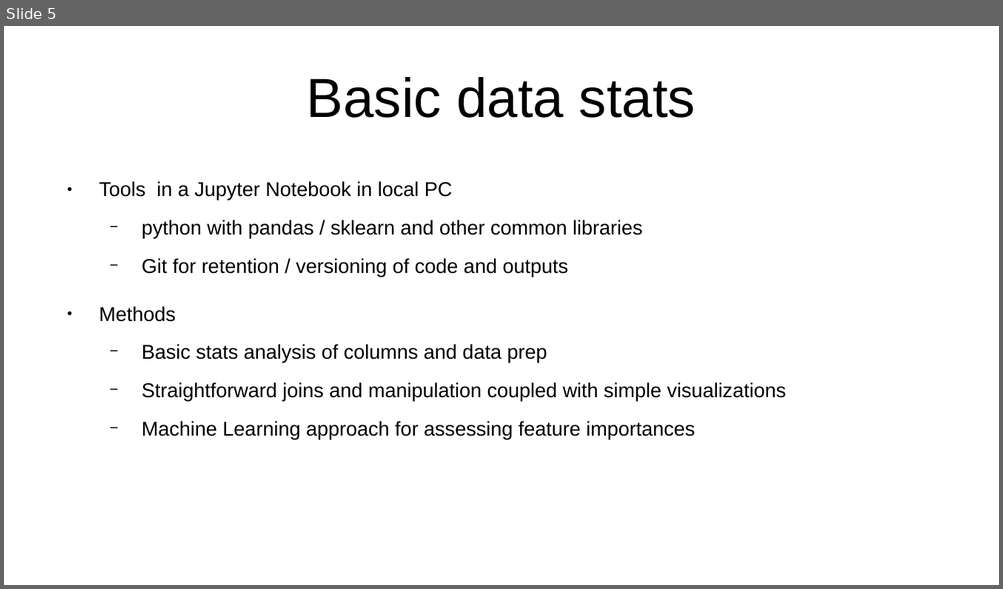
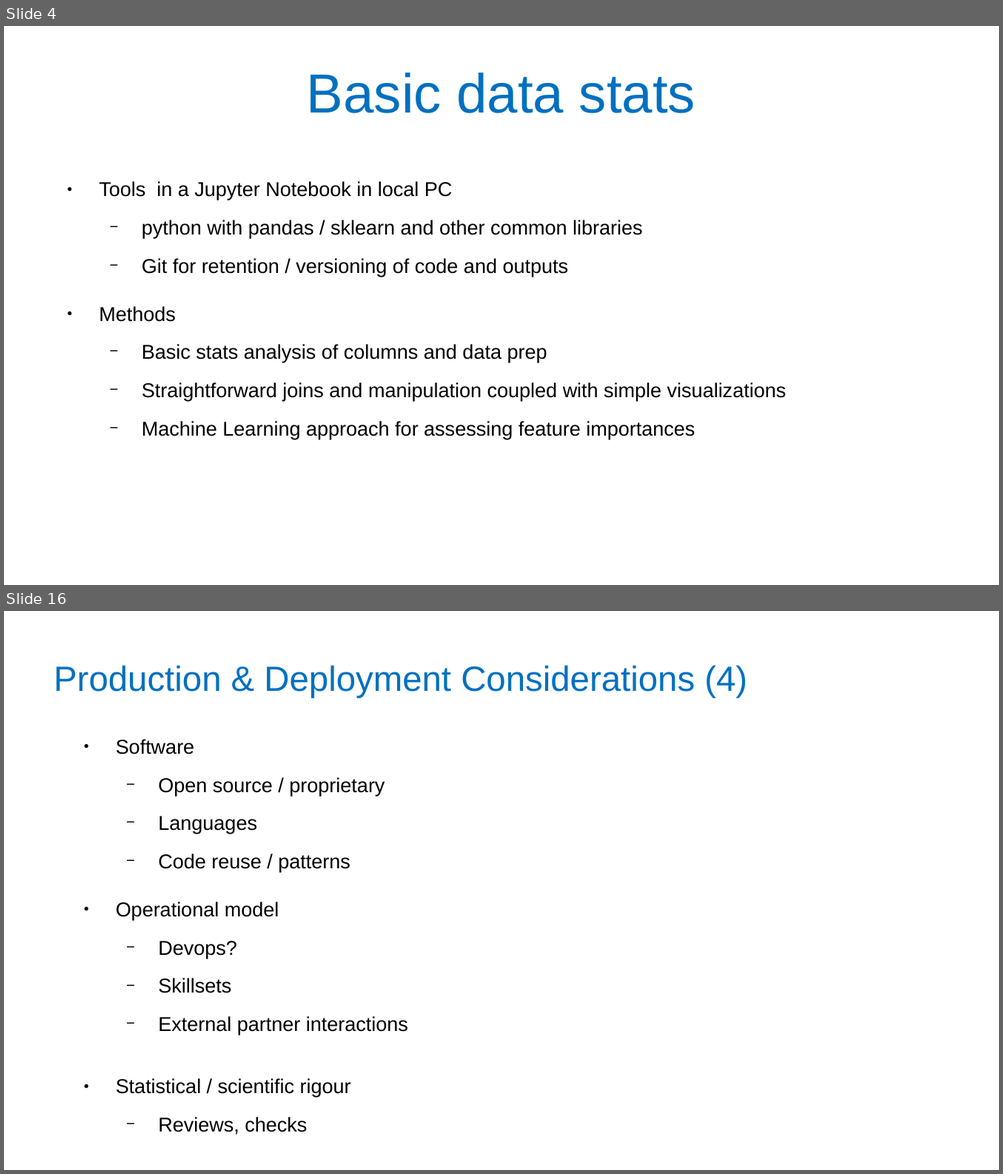
Before and after one commit to melancurion/Traffic_Data_Study, a slide deck: presentation/Traffic_Data_Study.pptx. Shown one above the other, each under a label of ours: slide 5 before the commit, slides 4 and 16 after it; the slides between them are not shown. The pictures are 1003x589 and 1003x1174 pixels, drawn with LibreOffice and Linux fonts; fonts in the diff are those of the drawing. Boxes give left, top, right and bottom in pixels: in the first picture for what was removed or moved away, otherwise in the second. Text is boxed around its words. In the diff, an @@ line names an element or a change of style, - is before the commit and + after.

```diff
--- a/presentation/Traffic_Data_Study.pptx
+++ b/presentation/Traffic_Data_Study.pptx
@@ slide 16 added at (4, 611, 999, 1170), background #FFFFFF @@
@@ title added at (54, 665, 747, 698), 28 pt, text #0070C0 @@
+Production & Deployment Considerations (4)
@@ text added at (116, 739, 408, 1135), 16 pt, text #000000 @@
+● Software
+  − Open source / proprietary
+  − Languages
+  − Code reuse / patterns
+● Operational model
+  − Devops?
+  − Skillsets
+  − External partner interactions
+● Statistical / scientific rigour
+  − Reviews, checks
@@ what was slide 5 is now slide 4 @@
@@ slide 4 changed as well @@
@@ title "Basic data stats" at (307, 73, 695, 113): text colour #000000 to #0070C0; line spacing 1 to 0.9 @@
```
Also in this commit, not shown: 3 other slides changed, 11 other slides added, 1 slide removed, 4 other files.
